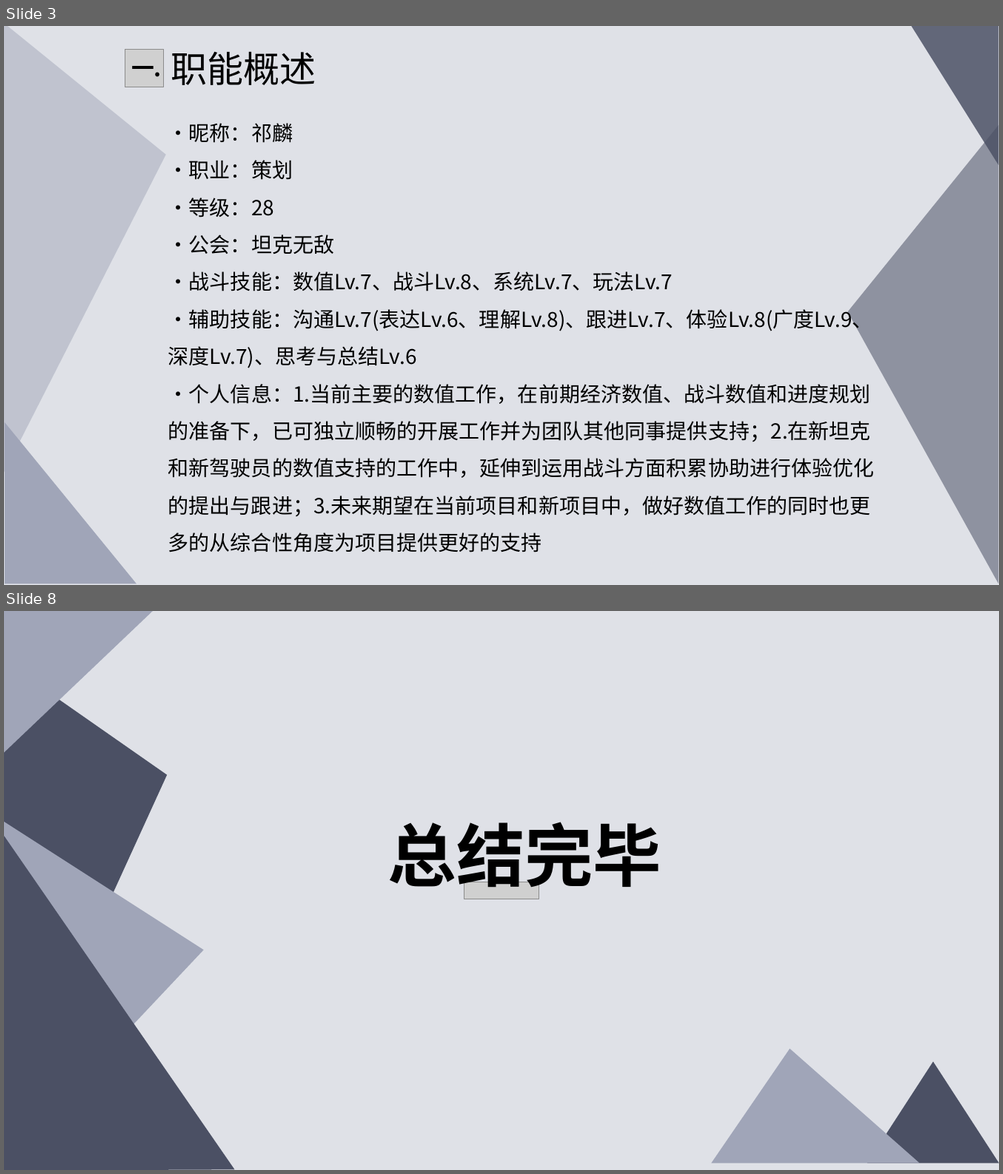
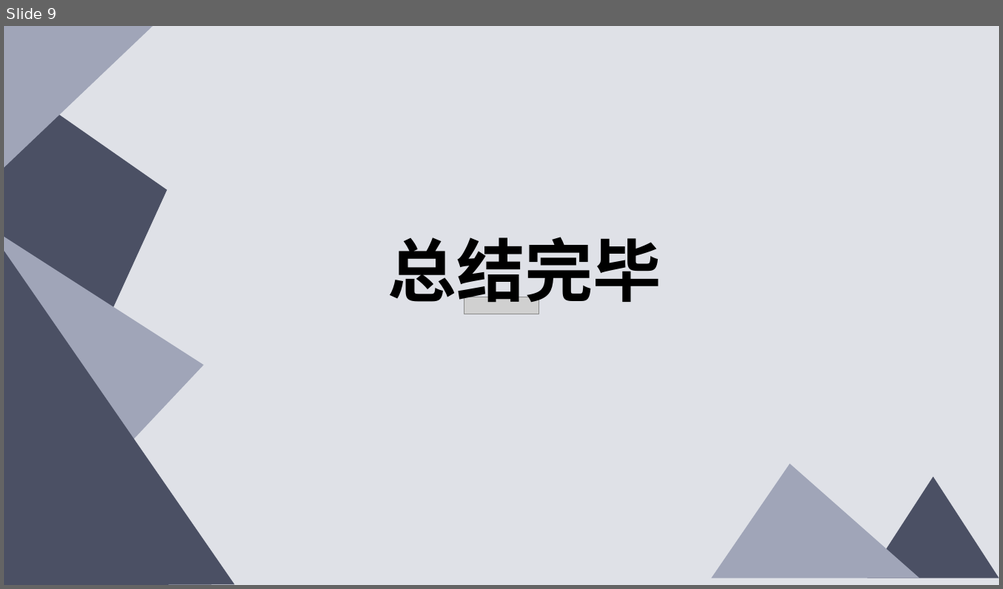
Before and after one commit to qilin0433/Myfile, a slide deck: 总结报告/祁麟2022Q4年度工作总结.pptx. Shown one above the other, each under a label of ours: slides 3 and 8 before the commit, slide 9 after it; the slides between them are not shown. The pictures are 1003x1174 and 1003x589 pixels, drawn with LibreOffice and Linux fonts; fonts in the diff are those of the drawing; grey boxes stand for pictures. Boxes give left, top, right and bottom in pixels: in the first picture for what was removed or moved away, otherwise in the second. Text is boxed around its words. In the diff, an @@ line names an element or a change of style, - is before the commit and + after.

```diff
--- a/总结报告/祁麟2022Q4年度工作总结.pptx
+++ b/总结报告/祁麟2022Q4年度工作总结.pptx
@@ slide 3 removed at (4,26,999,585), background #DFE1E7 @@
@@ triangle removed at (4,26,166,473) @@
@@ triangle removed at (910,26,999,165) @@
@@ picture removed at (125,49,163,87) @@
@@ text removed at (131,66,162,77) @@
-一.
@@ text removed at (170,52,316,85) @@
-职能概述
@@ text removed at (168,123,874,553) @@
-·昵称：祁麟
-·职业：策划
-·等级：28
-·公会：坦克无敌
-·战斗技能：数值Lv.7、战斗Lv.8、系统Lv.7、玩法Lv.7
-·辅助技能：沟通Lv.7(表达Lv.6、理解Lv.8)、跟进Lv.7、体验Lv.8(广度Lv.9、 深度Lv.7)、思考与总结Lv.6
-·个人信息：1.当前主要的数值工作，在前期经济数值、战斗数值和进度规划的准备下，已可独立顺畅的开展工作并为团队其他同事提供支持；2.在新坦克和新驾驶员的数值支持的工作中，延伸到运用战斗方面积累协助进行体验优化的提出与跟进；3.未来期望在当前项目和新项目中，做好数值工作的同时也更多的从综合性角度为项目提供更好的支持
@@ triangle removed at (848,126,998,585) @@
@@ triangle removed at (5,423,136,584) @@
@@ what was slide 8 is now slide 9 @@
```
Also in this commit, not shown: 3 slides changed, 5 slides added, 3 other slides removed, 5 other files.
